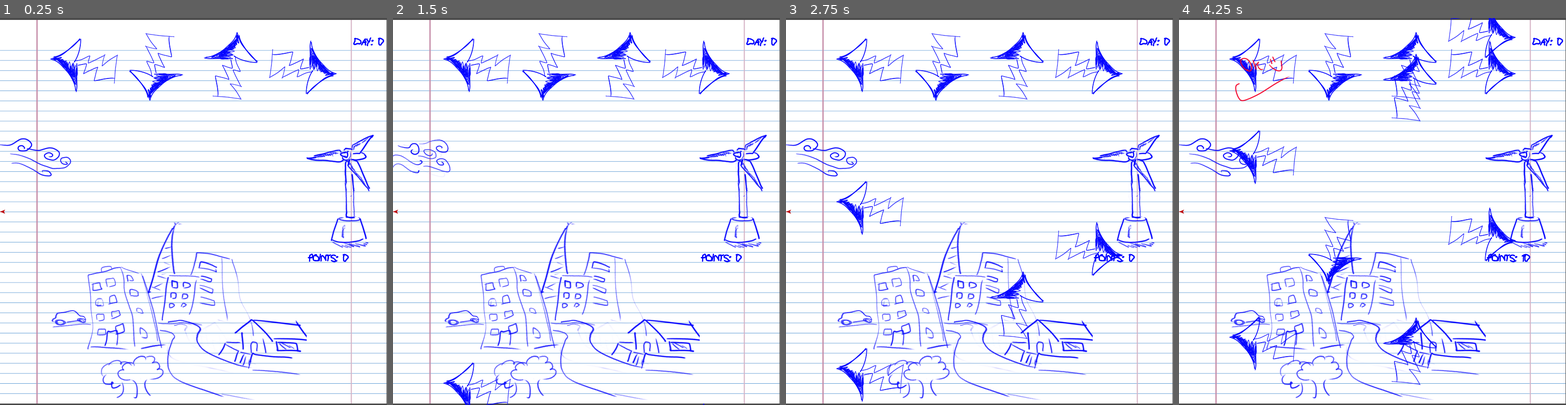
Above: before the commit, frames 1-4 (left to right).
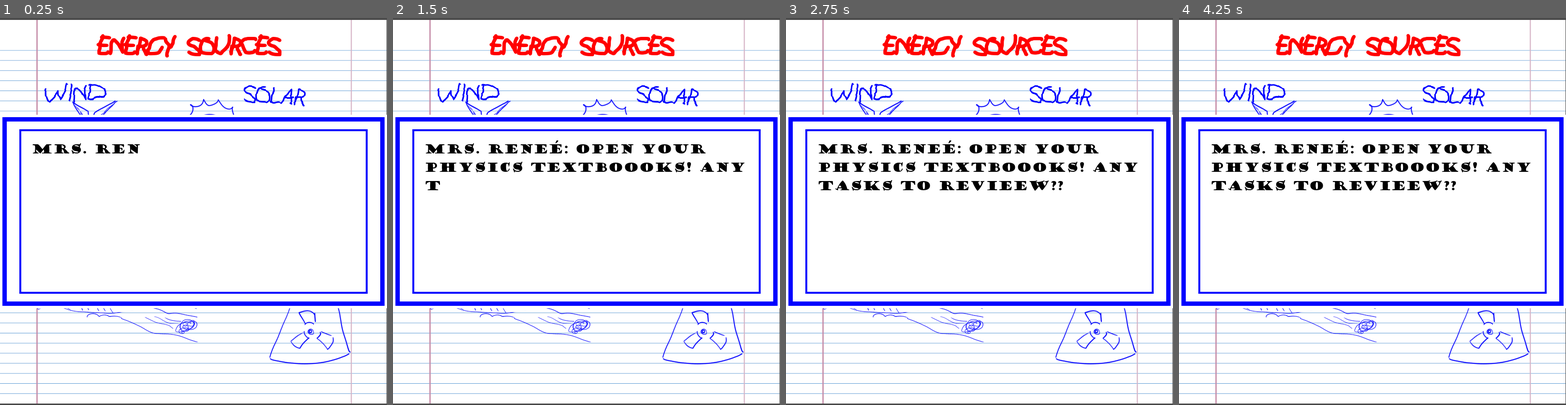
Above: after the commit, the same moments.

Repository: Hackerspace-IFUSP/Gogodot-Jam-2
Game: Godot game, scene res://Scenes/Intro.tscn
Same seed, same stepped clock (60 frames per second), same inputs: the game is played once before the commit and once after it. Before the commit the project starts from res://Scenes/Game.tscn.
Inputs:
- Up to frame 1 (0.25 s): no input
- Up to frame 2 (1.5 s): tap Enter (ui_accept) at 0.5, 0.6, 0.77, 1.07, 1.35 s; hold Right (ui_right) 0.53-1.28 s; hold Down (ui_down) from 1.28 s (still down)
- Up to frame 3 (2.75 s): tap Enter (ui_accept) at 1.52, 1.82, 2.1 s; release Down (ui_down) at 2.03 s; hold Right (ui_right) from 2.03 s (still down)
- Up to frame 4 (4.25 s): release Right (ui_right) at 2.78 s; hold Up (ui_up) 2.78-3.53 s; tap Enter (ui_accept) at 2.85, 3.02, 3.32, 3.6, 3.77, 4.07 s; hold Left (ui_left) from 3.53 s (still down)

The runs differ from the first frame. In frame 1, 16% of the frame differs, in the area x 0-100%, y 3-99%; in frame 2, 17%; in frame 3, 19%; in frame 4, 20%, in the area x 0-100%, y 0-99%.

Commit message:
diolog implemented and balancing

Diff:
--- /dev/null
+++ b/Dialog_system/scenes/Cutscene.tscn
@@ -0,0 +1,69 @@
+[gd_scene load_steps=5 format=2]
+
+[ext_resource path="res://Dialog_system/text_bg/dialog-background.png" type="Texture" id=2]
+[ext_resource path="res://Dialog_system/fonts/GOUDYSTO.TTF" type="DynamicFontData" id=3]
+[ext_resource path="res://Dialog_system/scripts/Dialog_box.gd" type="Script" id=4]
+
+[sub_resource type="DynamicFont" id=6]
+size = 32
+font_data = ExtResource( 3 )
+
+[node name="Control" type="Control"]
+margin_right = 40.0
+margin_bottom = 40.0
+__meta__ = {
+"_edit_use_anchors_": false
+}
+
+[node name="Dialog_box" type="Control" parent="."]
+margin_left = 2.7937
+margin_top = 505.921
+margin_right = 1023.79
+margin_bottom = 662.921
+script = ExtResource( 4 )
+__meta__ = {
+"_edit_use_anchors_": false
+}
+
+[node name="TextureRect" type="TextureRect" parent="Dialog_box"]
+visible = false
+anchor_left = 0.5
+anchor_top = 2.264
+anchor_right = 0.5
+anchor_bottom = 2.264
+margin_left = -359.0
+margin_top = -355.448
+margin_right = 359.0
+margin_bottom = -198.448
+texture = ExtResource( 2 )
+expand = true
+stretch_mode = 1
+__meta__ = {
+"_edit_use_anchors_": false
+}
+
+[node name="RichTextLabel" type="RichTextLabel" parent="Dialog_box"]
+anchor_right = 1.0
+anchor_bottom = 1.0
+margin_left = -2.0
+margin_top = -403.0
+margin_right = -225.996
+margin_bottom = -253.0
+grow_horizontal = 0
+custom_colors/default_color = Color( 0, 0, 1, 1 )
+custom_fonts/normal_font = SubResource( 6 )
+text = "action!"
+__meta__ = {
+"_edit_use_anchors_": false
+}
+
+[node name="Tween" type="Tween" parent="Dialog_box"]
+
+[node name="sfx" type="AudioStreamPlayer2D" parent="."]
+attenuation = 0.378929
+
+[node name="dialogue_timer" type="Timer" parent="."]
+wait_time = 2.0
+one_shot = true
+
+[connection signal="timeout" from="dialogue_timer" to="Dialog_box" method="_on_dialogue_timer_timeout"]
--- /dev/null
+++ b/Dialog_system/scripts/Dialog_box.gd
@@ -0,0 +1,63 @@
+extends Control
+
+enum {on_dialog,out_dialog}
+var status = out_dialog
+var wait_time = 2
+
+onready var dialog = [
+	"mal posso esperar para chegar em casa e comer meu sorvete",
+	"tem um pote com meu sabor favorito",
+	"chocolate!",
+	"^.^",
+	"finalmente cheguei em casa!",
+	"vou pegar meu sorvete!",
+	"O.O''",
+	"que brincadeira é essa?",
+	"não tem mais sorvete!",
+	"você pegou?",
+	"como assim eu esqueci a geladeira aberta????",
+	"você disse que jogou fora???",
+	"não tem mais sorvete..."
+]
+
+var dialog_index = 0
+var finished = false
+var counter = 0
+
+
+func _process(delta):
+	get_tree().paused = true
+	if Input.is_action_just_pressed("ui_accept") or Input.is_action_just_pressed("atack") and status == out_dialog:
+		dialog_events()
+		load_dialog()
+
+
+func load_dialog():
+	if dialog_index < dialog.size():
+		status = on_dialog
+		$"../dialogue_timer".start()
+		finished = false
+		$RichTextLabel.bbcode_text = dialog[dialog_index]
+		$RichTextLabel.percent_visible = 0
+		$RichTextLabel.push_align(RichTextLabel.ALIGN_CENTER)
+		$Tween.interpolate_property(
+			$RichTextLabel, "percent_visible", 0, 1, wait_time,
+			Tween.TRANS_LINEAR, Tween.EASE_IN_OUT)
+		$Tween.start()
+		yield($RichTextLabel,"draw")
+
+	dialog_index += 1
+	counter += 1
+
+
+func dialog_events():
+	if dialog_index == dialog.size():
+		hide()
+		pass
+
+
+func _on_Tween_tween_completed(object, key):
+	finished = true
+
+func _on_dialogue_timer_timeout():
+	status = out_dialog
--- a/Scenes/Game.tscn
+++ b/Scenes/Game.tscn
@@ -12,6 +12,8 @@
 [ext_resource path="res://Scenes/Hydroelectric.tscn" type="PackedScene" id=10]
 [ext_resource path="res://Scenes/Reactor.tscn" type="PackedScene" id=11]
 [ext_resource path="res://Scenes/Solar_panel.tscn" type="PackedScene" id=12]
+[ext_resource path="res://Scripts/Diolog.gd" type="Script" id=14]
+[ext_resource path="res://Sprites/Objects/Text_box_kid.png" type="Texture" id=15]
 
 [sub_resource type="DynamicFont" id=15]
 size = 24
@@ -371,7 +373,45 @@
 "values": [ Color( 1, 1, 1, 1 ), Color( 1, 1, 1, 1 ), Color( 1, 1, 1, 0 ) ]
 }
 
+[sub_resource type="DynamicFont" id=6]
+size = 32
+outline_size = 1
+outline_color = Color( 0, 0, 1, 1 )
+font_data = ExtResource( 6 )
+
+[sub_resource type="Animation" id=25]
+length = 0.001
+tracks/0/type = "value"
+tracks/0/path = NodePath(".:modulate")
+tracks/0/interp = 1
+tracks/0/loop_wrap = true
+tracks/0/imported = false
+tracks/0/enabled = true
+tracks/0/keys = {
+"times": PoolRealArray( 0 ),
+"transitions": PoolRealArray( 1 ),
+"update": 0,
+"values": [ Color( 0, 0, 0, 1 ) ]
+}
+
+[sub_resource type="Animation" id=26]
+resource_name = "event"
+length = 3.0
+tracks/0/type = "value"
+tracks/0/path = NodePath(".:modulate")
+tracks/0/interp = 1
+tracks/0/loop_wrap = true
+tracks/0/imported = false
+tracks/0/enabled = true
+tracks/0/keys = {
+"times": PoolRealArray( 0, 3 ),
+"transitions": PoolRealArray( 1, 1 ),
+"update": 0,
+"values": [ Color( 0, 0, 0, 1 ), Color( 1, 1, 1, 1 ) ]
+}
+
 [node name="Game" type="Node2D"]
+modulate = Color( 0, 0, 0, 1 )
 script = ExtResource( 9 )
 
 [node name="FNF" type="Node2D" parent="."]
@@ -395,6 +435,7 @@
 
 [node name="City" parent="FNF" instance=ExtResource( 1 )]
 position = Vector2( 352, 622 )
+frame = 3
 
 [node name="Turbine" parent="FNF" instance=ExtResource( 7 )]
 position = Vector2( 715, 346 )
@@ -489,7 +530,7 @@
 shape = SubResource( 8 )
 
 [node name="transition_timer" type="Timer" parent="FNF"]
-wait_time = 3.0
+wait_time = 5.0
 one_shot = true
 
 [node name="ready_timer" type="Timer" parent="FNF"]
@@ -698,7 +739,7 @@
 margin_bottom = -320.0
 custom_colors/font_color = Color( 0, 0, 1, 1 )
 custom_fonts/font = SubResource( 16 )
-text = "Bail: 500"
+text = "Bail: 300"
 align = 1
 valign = 1
 __meta__ = {
@@ -717,7 +758,7 @@
 margin_bottom = -320.0
 custom_colors/font_color = Color( 0, 0, 1, 1 )
 custom_fonts/font = SubResource( 16 )
-text = "Bail: 2000"
+text = "Bail: 1000"
 align = 1
 valign = 1
 __meta__ = {
@@ -839,6 +880,79 @@
 __meta__ = {
 "_edit_use_anchors_": false
 }
+
+[node name="Diolog" type="Node2D" parent="."]
+pause_mode = 2
+script = ExtResource( 14 )
+
+[node name="Control" type="Control" parent="Diolog"]
+margin_right = 40.0
+margin_bottom = 40.0
+__meta__ = {
+"_edit_use_anchors_": false
+}
+
+[node name="Dialog_box" type="Control" parent="Diolog/Control"]
+margin_left = 3.0
+margin_top = 506.0
+margin_right = 782.0
+margin_bottom = 780.0
+__meta__ = {
+"_edit_use_anchors_": false
+}
+
+[node name="TextBoxKid" type="Sprite" parent="Diolog/Control/Dialog_box"]
+position = Vector2( 397, 139 )
+texture = ExtResource( 15 )
+
+[node name="RichTextLabel" type="RichTextLabel" parent="Diolog/Control/Dialog_box"]
+anchor_right = 1.0
+anchor_bottom = 1.0
+margin_left = 16.0
+margin_top = 12.0
+margin_right = -7.0
+margin_bottom = -9.0
+grow_horizontal = 0
+custom_colors/default_color = Color( 0, 0, 1, 1 )
+custom_fonts/normal_font = SubResource( 6 )
+text = "action!"
+__meta__ = {
+"_edit_use_anchors_": false
+}
+
+[node name="Tween" type="Tween" parent="Diolog/Control/Dialog_box"]
+
+[node name="sfx" type="AudioStreamPlayer2D" parent="Diolog/Control"]
+attenuation = 0.378929
+
+[node name="dialogue_timer" type="Timer" parent="Diolog/Control"]
+wait_time = 2.0
+one_shot = true
+
+[node name="Next" parent="Diolog" instance=ExtResource( 4 )]
+margin_left = 605.0
+margin_top = 694.0
+margin_right = 779.0
+margin_bottom = 786.0
+
+[node name="text" type="Label" parent="Diolog/Next"]
+margin_left = 34.0
+margin_top = 14.0
+margin_right = 151.0
+margin_bottom = 47.0
+custom_colors/font_color = Color( 0, 0, 1, 1 )
+custom_fonts/font = SubResource( 15 )
+text = "Next"
+align = 1
+valign = 1
+__meta__ = {
+"_edit_use_anchors_": false
+}
+
+[node name="transition" type="AnimationPlayer" parent="."]
+pause_mode = 2
+anims/RESET = SubResource( 25 )
+anims/event = SubResource( 26 )
 
 [connection signal="area_shape_entered" from="FNF/Notes/Left/area" to="." method="_on_area_area_shape_entered"]
 [connection signal="timeout" from="FNF/Notes/Left/left_timer" to="." method="_on_left_timer_timeout"]
@@ -860,3 +974,5 @@
 [connection signal="pressed" from="Menu/upgrades/Buttons/solar_panel" to="." method="_on_solar_panel_pressed"]
 [connection signal="pressed" from="Menu/upgrades/Buttons/Hydrelectric" to="." method="_on_Hydrelectric_pressed"]
 [connection signal="pressed" from="Menu/upgrades/Buttons/Reactor" to="." method="_on_Reactor_pressed"]
+[connection signal="timeout" from="Diolog/Control/dialogue_timer" to="Diolog/Control/Dialog_box" method="_on_dialogue_timer_timeout"]
+[connection signal="pressed" from="Diolog/Next" to="Diolog" method="_on_Next_pressed"]
--- /dev/null
+++ b/Scenes/Intro.tscn
@@ -0,0 +1,214 @@
+[gd_scene load_steps=15 format=2]
+
+[ext_resource path="res://Scripts/Diolog_intro.gd" type="Script" id=1]
+[ext_resource path="res://Fonts/Kid_Font_.ttf" type="DynamicFontData" id=2]
+[ext_resource path="res://Sprites/Objects/turbina0000.png" type="Texture" id=3]
+[ext_resource path="res://Sprites/Objects/papel_pautado_a4.png" type="Texture" id=4]
+[ext_resource path="res://Sprites/Objects/hidro0000.png" type="Texture" id=5]
+[ext_resource path="res://Sprites/Objects/Text_box_intro.png" type="Texture" id=6]
+[ext_resource path="res://Sprites/Objects/reactor0000.png" type="Texture" id=7]
+[ext_resource path="res://Sprites/Objects/sun0000.png" type="Texture" id=8]
+[ext_resource path="res://Dialog_system/fonts/GOUDYSTO.TTF" type="DynamicFontData" id=9]
+
+[sub_resource type="DynamicFont" id=16]
+size = 60
+outline_size = 1
+outline_color = Color( 0, 0, 1, 1 )
+font_data = ExtResource( 2 )
+
+[sub_resource type="DynamicFont" id=17]
+size = 60
+outline_size = 3
+outline_color = Color( 1, 0, 0, 1 )
+font_data = ExtResource( 2 )
+
+[sub_resource type="DynamicFont" id=18]
+size = 26
+outline_color = Color( 0, 0, 1, 1 )
+font_data = ExtResource( 9 )
+
+[sub_resource type="Animation" id=19]
+length = 0.001
+tracks/0/type = "value"
+tracks/0/path = NodePath("..:modulate")
+tracks/0/interp = 1
+tracks/0/loop_wrap = true
+tracks/0/imported = false
+tracks/0/enabled = true
+tracks/0/keys = {
+"times": PoolRealArray( 0 ),
+"transitions": PoolRealArray( 1 ),
+"update": 0,
+"values": [ Color( 1, 1, 1, 1 ) ]
+}
+
+[sub_resource type="Animation" id=20]
+resource_name = "event"
+length = 3.0
+tracks/0/type = "value"
+tracks/0/path = NodePath("..:modulate")
+tracks/0/interp = 1
+tracks/0/loop_wrap = true
+tracks/0/imported = false
+tracks/0/enabled = true
+tracks/0/keys = {
+"times": PoolRealArray( 0, 3 ),
+"transitions": PoolRealArray( 1, 1 ),
+"update": 0,
+"values": [ Color( 1, 1, 1, 1 ), Color( 0, 0, 0, 1 ) ]
+}
+
+[node name="Intro" type="Node2D"]
+
+[node name="Graphics" type="Node2D" parent="."]
+
+[node name="Bakcground" type="Sprite" parent="Graphics"]
+position = Vector2( 399, 400.46 )
+scale = Vector2( 0.707965, 0.495575 )
+texture = ExtResource( 4 )
+
+[node name="Wind" type="Label" parent="Graphics"]
+margin_left = -18.0
+margin_top = 127.0
+margin_right = 324.0
+margin_bottom = 227.0
+rect_rotation = -5.04012
+custom_colors/font_color = Color( 0, 0, 1, 1 )
+custom_fonts/font = SubResource( 16 )
+text = "Wind"
+align = 1
+valign = 1
+__meta__ = {
+"_edit_use_anchors_": false
+}
+
+[node name="Wind5" type="Label" parent="Graphics"]
+margin_left = 202.0
+margin_top = 12.0
+margin_right = 579.0
+margin_bottom = 112.0
+custom_colors/font_color = Color( 1, 0, 0, 1 )
+custom_fonts/font = SubResource( 17 )
+text = "Energy Sources"
+align = 1
+valign = 1
+__meta__ = {
+"_edit_use_anchors_": false
+}
+
+[node name="Wind2" type="Label" parent="Graphics"]
+margin_left = 400.0
+margin_top = 102.0
+margin_right = 742.0
+margin_bottom = 202.0
+rect_rotation = 3.97143
+custom_colors/font_color = Color( 0, 0, 1, 1 )
+custom_fonts/font = SubResource( 16 )
+text = "Solar"
+align = 1
+valign = 1
+__meta__ = {
+"_edit_use_anchors_": false
+}
+
+[node name="Wind3" type="Label" parent="Graphics"]
+margin_left = -13.0
+margin_top = 398.0
+margin_right = 329.0
+margin_bottom = 498.0
+custom_colors/font_color = Color( 0, 0, 1, 1 )
+custom_fonts/font = SubResource( 16 )
+text = "Hydro"
+align = 1
+valign = 1
+__meta__ = {
+"_edit_use_anchors_": false
+}
+
+[node name="Wind4" type="Label" parent="Graphics"]
+margin_left = 407.0
+margin_top = 458.0
+margin_right = 749.0
+margin_bottom = 558.0
+rect_rotation = -2.11201
+custom_colors/font_color = Color( 0, 0, 1, 1 )
+custom_fonts/font = SubResource( 16 )
+text = "Nuclear"
+align = 1
+valign = 1
+__meta__ = {
+"_edit_use_anchors_": false
+}
+
+[node name="Hidro0000" type="Sprite" parent="Graphics"]
+position = Vector2( 235, 569 )
+rotation = -0.0644348
+scale = Vector2( 0.3, 0.3 )
+texture = ExtResource( 5 )
+
+[node name="Reactor0000" type="Sprite" parent="Graphics"]
+position = Vector2( 756, 614 )
+scale = Vector2( 0.4, 0.4 )
+texture = ExtResource( 7 )
+
+[node name="Sun0000" type="Sprite" parent="Graphics"]
+position = Vector2( 591, 288 )
+scale = Vector2( 0.4, 0.4 )
+texture = ExtResource( 8 )
+
+[node name="Turbina0000" type="Sprite" parent="Graphics"]
+position = Vector2( 190, 262 )
+scale = Vector2( 0.4, 0.4 )
+texture = ExtResource( 3 )
+
+[node name="TextBoxIntro" type="Sprite" parent="Graphics"]
+position = Vector2( 400, 400 )
+texture = ExtResource( 6 )
+
+[node name="Diolog" type="Node2D" parent="."]
+script = ExtResource( 1 )
+
+[node name="Control" type="Control" parent="Diolog"]
+margin_right = 40.0
+margin_bottom = 40.0
+__meta__ = {
+"_edit_use_anchors_": false
+}
+
+[node name="Dialog_box" type="Control" parent="Diolog/Control"]
+margin_left = 49.0
+margin_top = 241.0
+margin_right = 750.0
+margin_bottom = 561.0
+__meta__ = {
+"_edit_use_anchors_": false
+}
+
+[node name="RichTextLabel" type="RichTextLabel" parent="Diolog/Control/Dialog_box"]
+modulate = Color( 0, 0, 0, 1 )
+anchor_right = 1.0
+anchor_bottom = 1.0
+margin_left = 16.0
+margin_top = 12.0
+margin_right = -7.0
+margin_bottom = -9.0
+grow_horizontal = 0
+custom_colors/default_color = Color( 1, 1, 1, 1 )
+custom_fonts/normal_font = SubResource( 18 )
+text = "action!"
+__meta__ = {
+"_edit_use_anchors_": false
+}
+
+[node name="Tween" type="Tween" parent="Diolog/Control/Dialog_box"]
+
+[node name="dialogue_timer" type="Timer" parent="Diolog/Control"]
+wait_time = 5.0
+one_shot = true
+
+[node name="transition" type="AnimationPlayer" parent="Diolog"]
+pause_mode = 2
+anims/RESET = SubResource( 19 )
+anims/event = SubResource( 20 )
+
+[connection signal="timeout" from="Diolog/Control/dialogue_timer" to="Diolog" method="_on_dialogue_timer_timeout"]
--- a/Scenes/Ok.gd
+++ b/Scenes/Ok.gd
@@ -12,5 +12,4 @@
 
 func _process(delta):
 	if $Particles2D.emitting == false:
-		print("saiu")
 		queue_free()
--- /dev/null
+++ b/Scripts/Diolog.gd
@@ -0,0 +1,104 @@
+extends Node2D
+
+enum {on_dialog,out_dialog}
+var status = out_dialog
+var wait_time = 2
+
+enum{paused,runing}
+var pause = paused
+
+enum{pressed,not_pressed}
+var button = not_pressed
+
+var dialog
+
+onready var text0 = [
+	"Plot0",
+	"Plot0",
+	"Plot0",
+	"Plot0"
+]
+
+onready var text1 = [
+	"Plot1",
+	"Plot1",
+	"Plot1",
+	"Plot1"
+]
+
+onready var text2 = [
+	"Plot2",
+	"Plot2",
+	"Plot2",
+	"Plot2"
+]
+
+onready var text3 = [
+	"Plot3",
+	"Plot3",
+	"Plot3",
+	"Plot3"
+]
+
+
+var dialog_index = 0
+var finished = false
+var counter = 0
+
+func _ready():
+	dialog = text0
+	load_dialog()
+
+
+func _process(delta):
+	if pause == paused:
+		get_tree().paused = true
+	if button == pressed:
+		dialog_events()
+		load_dialog()
+
+
+func load_dialog():
+	if dialog_index < dialog.size():
+		status = on_dialog
+		$Control/dialogue_timer.start()
+		finished = false
+		$Control/Dialog_box/RichTextLabel.bbcode_text = dialog[dialog_index]
+		$Control/Dialog_box/RichTextLabel.percent_visible = 0
+		$Control/Dialog_box/RichTextLabel.push_align(RichTextLabel.ALIGN_CENTER)
+		$Control/Dialog_box/Tween.interpolate_property(
+			$Control/Dialog_box/RichTextLabel, "percent_visible", 0, 1, wait_time,
+			Tween.TRANS_LINEAR, Tween.EASE_IN_OUT)
+		$Control/Dialog_box/Tween.start()
+		yield($Control/Dialog_box/RichTextLabel,"draw")
+
+	dialog_index += 1
+	button = not_pressed
+
+
+func dialog_events():
+	if dialog_index == dialog.size():
+		dialog_index = -1
+#		counter += 1
+#		if counter == 1:
+#			dialog = text1
+#		elif counter == 2:
+#			dialog = text2
+#		elif counter == 3:
+#			dialog = text3
+
+		pause = runing
+		hide()
+		get_tree().paused = false
+		button = not_pressed
+
+
+func _on_Tween_tween_completed(object, key):
+	finished = true
+
+func _on_dialogue_timer_timeout():
+	status = out_dialog
+
+
+func _on_Next_pressed():
+	button = pressed
--- /dev/null
+++ b/Scripts/Diolog_intro.gd
@@ -0,0 +1,92 @@
+extends Node2D
+
+enum {on_dialog,out_dialog}
+var status = out_dialog
+var wait_time = 2
+
+enum{paused,runing}
+var pause = paused
+
+enum{pressed,not_pressed}
+var button = not_pressed
+
+var counter = 0
+
+onready var dialog = [
+	"Mrs. Reneé: Open your physics textboooks! Any tasks to revieew??", #0
+	"Myamoto: No, Mrs!",
+	"Mrs. Reneé: Today we are going to resume our lecture about power plants! Can anyone name the ones you knooow?",
+	"Sabrina: YESSIR! We have we have Wind, Solar, Hydro, we have have Coal, Gas, Oil and Nuclear!!!",
+	"Mrs. Reneé: Well don-",
+	"Myamoto: Hey!! What happens if we use all power plants to mine… UnCoin??? It would be awesome! Everyone would become rich!!!",
+	"Mrs. Reneé: What abooout the other electric needs of the city?",
+	"“Whatever… I just want to play rythm games when I get home.",
+	"And finish my energy farm in farmcraft. What if I try to play both at once?",
+	"No Mr. GM, I did not use any illegal blocks in construction… I swear… Zzzzzz”"
+
+]
+
+
+var dialog_index = 0
+var finished = false
+
+func _ready():
+	load_dialog()
+
+
+func _process(delta):
+	dialog_events()
+	load_dialog()
+
+
+func load_dialog():
+	if dialog_index < dialog.size() and status == out_dialog:
+		status = on_dialog
+		$Control/dialogue_timer.start()
+		finished = false
+		$Control/Dialog_box/RichTextLabel.bbcode_text = dialog[dialog_index]
+		$Control/Dialog_box/RichTextLabel.percent_visible = 0
+		$Control/Dialog_box/RichTextLabel.push_align(RichTextLabel.ALIGN_CENTER)
+		$Control/Dialog_box/Tween.interpolate_property(
+			$Control/Dialog_box/RichTextLabel, "percent_visible", 0, 1, wait_time,
+			Tween.TRANS_LINEAR, Tween.EASE_IN_OUT)
+		$Control/Dialog_box/Tween.start()
+		yield($Control/Dialog_box/RichTextLabel,"draw")
+
+		dialog_index += 1
+
+
+func dialog_events():
+	if dialog_index == 1:
+		$"Control/Dialog_box/RichTextLabel".modulate = Color(0,0,0,1)
+	if dialog_index == 2:
+		$"Control/Dialog_box/RichTextLabel".modulate = Color(0,1,0,1)
+	if dialog_index == 3:
+		$"Control/Dialog_box/RichTextLabel".modulate = Color(0,0,0,1)
+	if dialog_index == 4:
+		$"Control/Dialog_box/RichTextLabel".modulate = Color(1,0,0,1)
+	if dialog_index == 5:
+		$"Control/Dialog_box/RichTextLabel".modulate = Color(0,0,0,1)
+	if dialog_index == 6:
+		$"Control/Dialog_box/RichTextLabel".modulate = Color(0,1,0,1)
+	if dialog_index == 7:
+		$"Control/Dialog_box/RichTextLabel".modulate = Color(0,0,0,1)
+	if dialog_index == 8:
+		$"Control/Dialog_box/RichTextLabel".modulate = Color(0,0,1,1)
+
+
+	if dialog_index == dialog.size():
+		$transition.play("event")
+		yield($transition,"animation_finished")
+		get_tree().change_scene("res://Scenes/Game.tscn")
+
+
+func _on_Tween_tween_completed(object, key):
+	finished = true
+
+func _on_dialogue_timer_timeout():
+	status = out_dialog
+
+
+func _on_Next_pressed():
+	button = pressed
--- a/Scripts/Game.gd
+++ b/Scripts/Game.gd
@@ -13,11 +13,16 @@
 var day = 0
 var bonus = 0
 
+enum{on_keys,out_keys}
+var keys = on_keys
+
+
 enum{level_1,level_2,level_3}
 var level = level_1
 
 func _ready():
 ####FNF ready####
+	$transition.play("event")
 	$FNF/timers/timer_l.wait_time = rand_range(1,3)
 	$FNF/timers/timer_d.wait_time = rand_range(1,3)
 	$FNF/timers/timer_u.wait_time = rand_range(1,3)
@@ -33,7 +38,9 @@
 
 ####FNF Process####
 
-	buttons()
+	if keys == on_keys:
+		buttons()
+
 	points_update()
 
 ####################
@@ -113,6 +120,7 @@
 	points = 0
 	day += 1
 	status = ready
+	keys = on_keys
 
 func _on_solar_panel_pressed():
 	if coin >= 100:
@@ -126,12 +134,16 @@
 		$Menu/upgrades/Buttons/solar_panel.queue_free()
 		$Menu/upgrades/Graphics/Solar_panel.playing = true
 		$Menu/Money.text = str("Cashcoin: ", coin)
+		$Diolog.show()
+		$Diolog.pause = $Diolog.paused
+		$Diolog.dialog = $Diolog.text1
+		$Diolog.load_dialog()
 	else:
 		pass
 
 func _on_Hydrelectric_pressed():
-	if coin >= 500:
-		coin -= 500
+	if coin >= 300:
+		coin -= 300
 		bonus += 30
 		level = level_3
 		$Menu/upgrades/Animations/Hydroelectric.play("event")
@@ -140,11 +152,16 @@
 		$Menu/upgrades/Animations/Hydroelectric.queue_free()
 		$Menu/upgrades/Buttons/Hydrelectric.queue_free()
 		$Menu/upgrades/Graphics/Hydroelectric.playing = true
+		$Menu/Money.text = str("Cashcoin: ", coin)
+		$Diolog.show()
+		$Diolog.pause = $Diolog.paused
+		$Diolog.dialog = $Diolog.text2
+		$Diolog.load_dialog()
 
 
 func _on_Reactor_pressed():
-	if coin >= 2000:
-		coin -= 2000
+	if coin >= 1000:
+		coin -= 1000
 		bonus += 500
 		$Menu/upgrades/Animations/Reactor.play("event")
 		$Menu/upgrades/Buttons/Reactor.disabled = true
@@ -152,6 +169,11 @@
 		$Menu/upgrades/Animations/Reactor.queue_free()
 		$Menu/upgrades/Buttons/Reactor.queue_free()
 		$Menu/upgrades/Graphics/Reactor.playing = true
+		$Menu/Money.text = str("Cashcoin: ", coin)
+		$Diolog.show()
+		$Diolog.pause = $Diolog.paused
+		$Diolog.dialog = $Diolog.text3
+		$Diolog.load_dialog()
 
 
 ####################
@@ -171,11 +193,11 @@
 		nt.rotation_degrees = 90
 		add_child(nt)
 		if level == level_1:
-			$FNF/timers/timer_l.wait_time = rand_range(1,3)
-		elif level == level_2:
-			$FNF/timers/timer_l.wait_time = rand_range(.8,2.5)
-		elif level == level_3:
-			$FNF/timers/timer_l.wait_time = rand_range(.5,2)
+			$FNF/timers/timer_l.wait_time = rand_range(2,3.5)
+		elif level == level_2:
+			$FNF/timers/timer_l.wait_time = rand_range(1,3)
+		elif level == level_3:
+			$FNF/timers/timer_l.wait_time = rand_range(.8,2.5)
 
 
 func _on_timer_d_timeout():
@@ -186,11 +208,11 @@
 		nt.rotation_degrees = 0
 		add_child(nt)
 		if level == level_1:
-			$FNF/timers/timer_d.wait_time = rand_range(1,3)
-		elif level == level_2:
-			$FNF/timers/timer_d.wait_time = rand_range(.8,2.5)
-		elif level == level_3:
-			$FNF/timers/timer_d.wait_time = rand_range(.6,1.8)
+			$FNF/timers/timer_l.wait_time = rand_range(2,3.5)
+		elif level == level_2:
+			$FNF/timers/timer_l.wait_time = rand_range(1,3)
+		elif level == level_3:
+			$FNF/timers/timer_l.wait_time = rand_range(.8,2.5)
 
 func _on_timer_u_timeout():
 	if status == ready:
@@ -200,11 +222,11 @@
 		nt.rotation_degrees = 180
 		add_child(nt)
 		if level == level_1:
-			$FNF/timers/timer_u.wait_time = rand_range(1,3)
-		elif level == level_2:
-			$FNF/timers/timer_u.wait_time = rand_range(.8,2.5)
-		elif level == level_3:
-			$FNF/timers/timer_u.wait_time = rand_range(.6,1.8)
+			$FNF/timers/timer_l.wait_time = rand_range(2,3.5)
+		elif level == level_2:
+			$FNF/timers/timer_l.wait_time = rand_range(1,3)
+		elif level == level_3:
+			$FNF/timers/timer_l.wait_time = rand_range(.8,2.5)
 
 
 func _on_timer_r_timeout():
@@ -215,11 +237,11 @@
 		nt.rotation_degrees = -90
 		add_child(nt)
 		if level == level_1:
-			$FNF/timers/timer_r.wait_time = rand_range(1,3)
-		elif level == level_2:
-			$FNF/timers/timer_r.wait_time = rand_range(.8,2.5)
-		elif level == level_3:
-			$FNF/timers/timer_r.wait_time = rand_range(.6,1.8)
+			$FNF/timers/timer_l.wait_time = rand_range(2,3.5)
+		elif level == level_2:
+			$FNF/timers/timer_l.wait_time = rand_range(1,3)
+		elif level == level_3:
+			$FNF/timers/timer_l.wait_time = rand_range(.8,2.5)
 
 
 func _on_left_timer_timeout():
@@ -241,14 +263,15 @@
 
 func _on_transition_timer_timeout():
 	energy = points
+	keys = out_keys
 	if level == level_1:
-		day_coin = int(rand_range(0.06 * energy, .1*energy))
+		day_coin = int(rand_range(0.1 * energy, .15*energy))
 
 	elif level == level_2:
-		day_coin = 2*int(rand_range(0.06 * energy, .1*energy))
+		day_coin = 2*int(rand_range(0.1 * energy, .15*energy))
 
 	elif level == level_3:
-		day_coin = 3*int(rand_range(0.06 * energy, .1*energy))
+		day_coin = 3*int(rand_range(0.1 * energy, .15*energy))
 
 
 	coin += day_coin + bonus
--- a/Scripts/Note.gd
+++ b/Scripts/Note.gd
@@ -1,6 +1,6 @@
 extends Area2D
 
-var speed = Vector2(0,-300)
+var speed = Vector2(0,-400)
 enum{right_key, left_key, up_key, down_key}
 var key = right_key
 enum{out_key,on_key}
--- a/project.godot
+++ b/project.godot
@@ -11,7 +11,7 @@
 [application]
 
 config/name="Gogodot2"
-run/main_scene="res://Scenes/Game.tscn"
+run/main_scene="res://Scenes/Intro.tscn"
 config/icon="res://icon.png"
 
 [display]
Binary file added: Dialog_system/fonts/GOUDYSTO.TTF
Binary file added: Dialog_system/icon.png
Not shown, added: Dialog_system/icon.png.import
Binary file added: Dialog_system/text_bg/dialog-background.png
Not shown, added: Dialog_system/text_bg/dialog-background.png.import
Not shown: 1 places in Scenes/Game.tscn that only renumber resources
Binary file added: Sprites/Objects/Text_box_intro.png
Not shown, added: Sprites/Objects/Text_box_intro.png.import
Binary file added: Sprites/Objects/Text_box_kid.png
Not shown, added: Sprites/Objects/Text_box_kid.png.import
Not shown, changed: export_presets.cfg
Not shown, added: html/index.apple-touch-icon.png.import
(and 5 more such lines)
